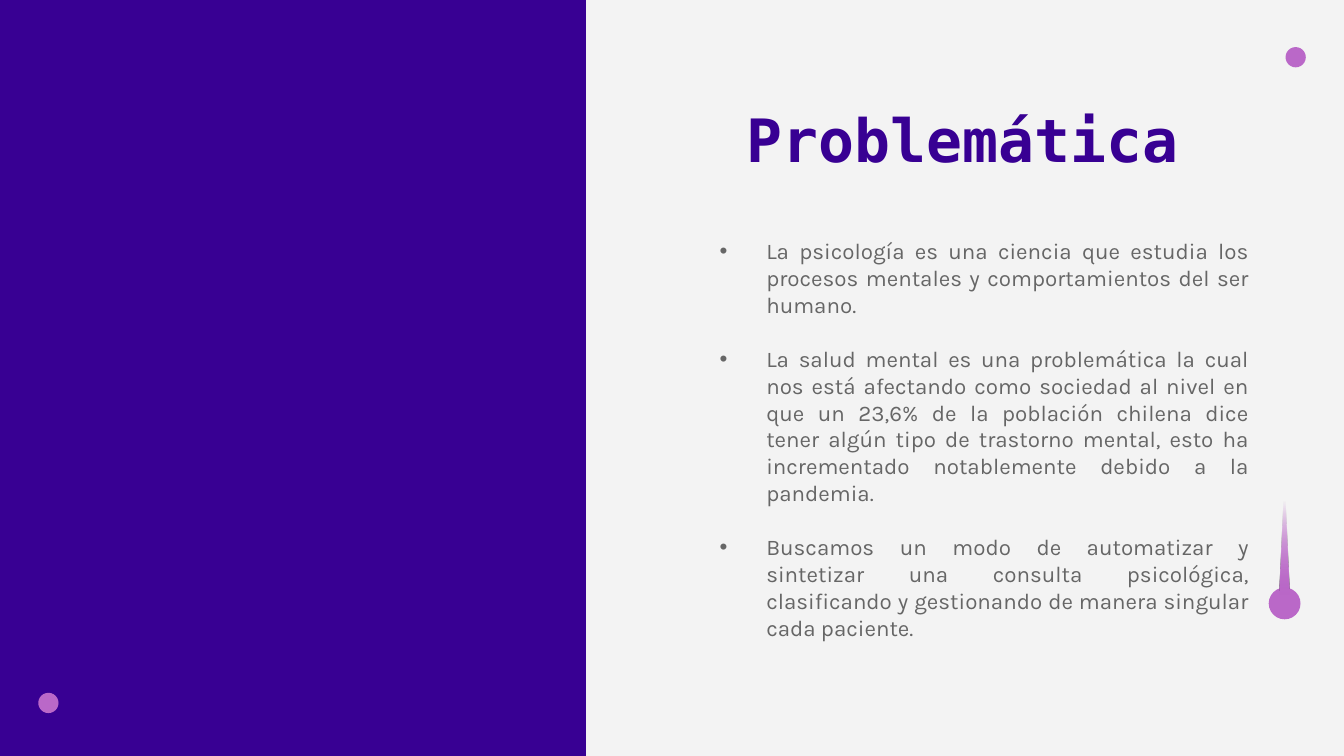
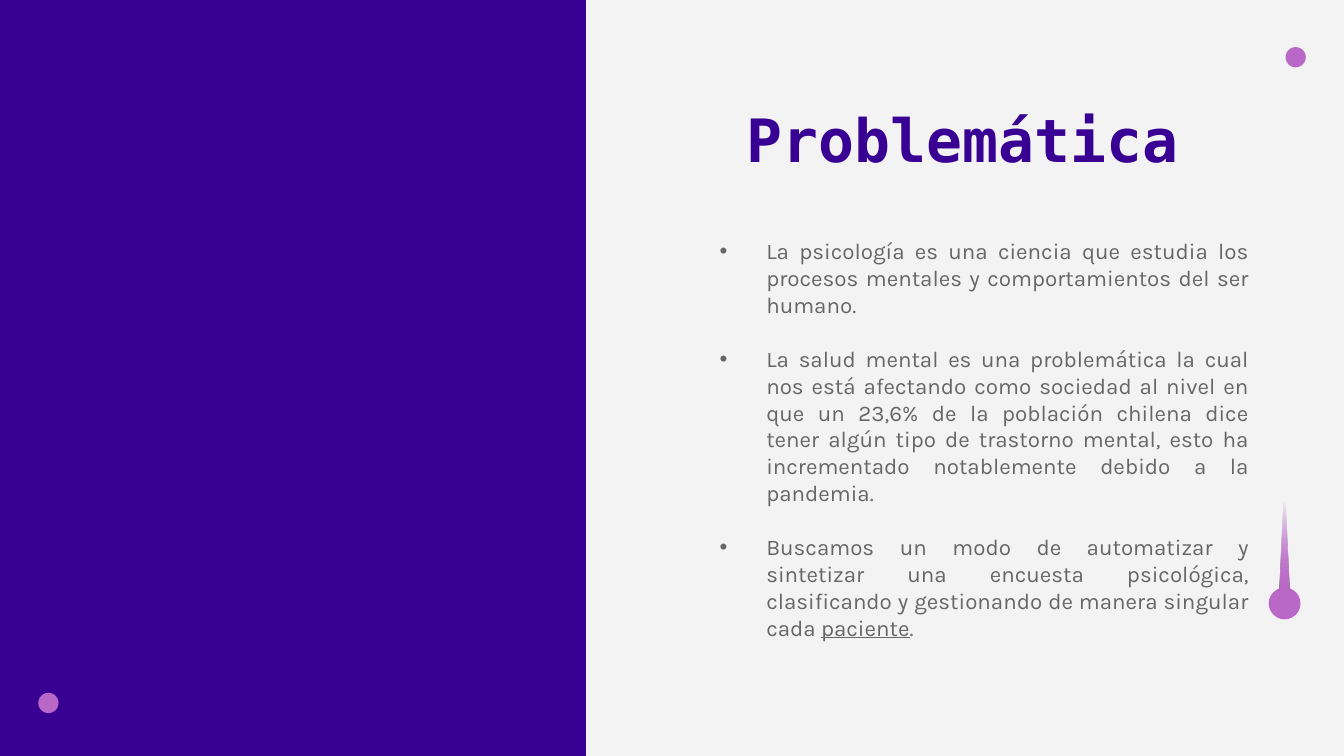
Before and after one commit to LucianoMartinez21/Catedra_1_C-, a slide deck: slide 2 of Presentacion_Fundamentos.pptx. Drawn at 1344x756 pixels with LibreOffice and Linux fonts; fonts in the diff are those of the drawing. Boxes give left, top, right and bottom in pixels: in the first picture for what was removed or moved away, otherwise in the second. Text is boxed around its words. In the diff, an @@ line names an element or a change of style, - is before the commit and + after.

Commit message:
update preguntas,problematica,ventjas del lenguaje

```diff
--- a/Presentacion_Fundamentos.pptx
+++ b/Presentacion_Fundamentos.pptx
@@ subtitle at [766,540,1249,641]: text changed @@
-• Buscamos un modo de automatizar y sintetizar una consulta psicológica, clasificando y gestionando de manera singular cada paciente.
+• Buscamos un modo de automatizar y sintetizar una encuesta psicológica, clasificando y gestionando de manera singular cada paciente.
```
